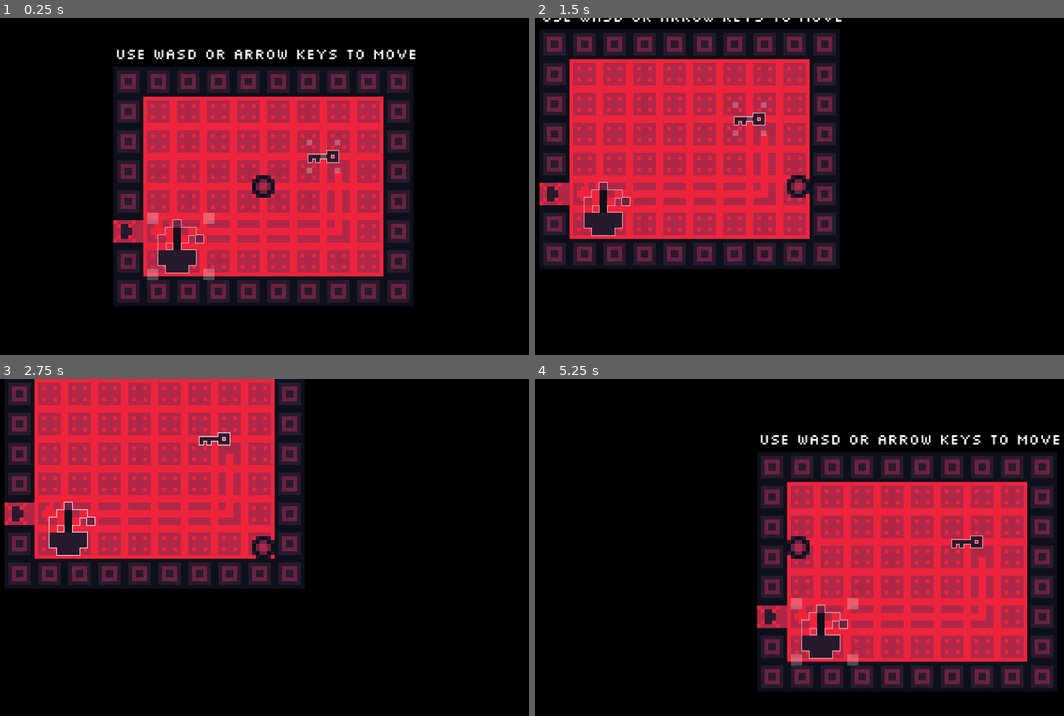
Above: before the commit, frames 1-4 (two rows, left to right).
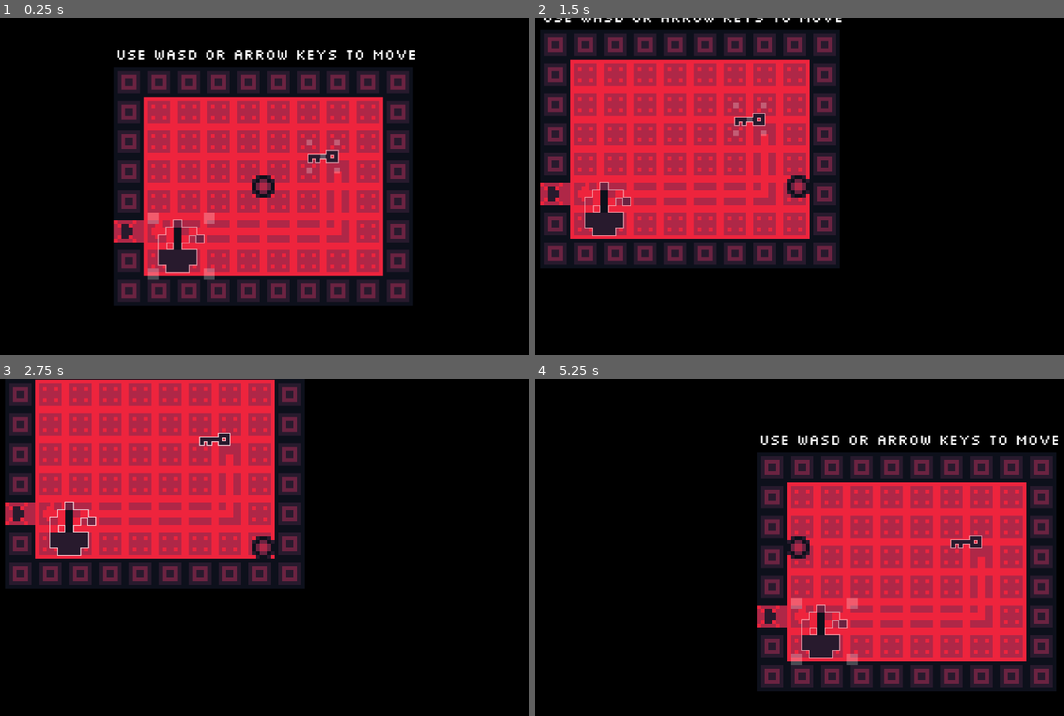
Above: after the commit, the same moments.

Repository: GriffinBaxter/Scaled-To-Nothing
Game: Godot game, scene res://Scenes/main.tscn
Same seed, same stepped clock (60 frames per second), same inputs: the game is played once before the commit and once after it.
Inputs (mouse positions are in pixels of both pictures, inside the frame that each line leads up to):
- Up to frame 1 (0.25 s): no input
- Up to frame 2 (1.5 s): tap Enter at 0.5 s; press the mouse at (799, 186) at 0.53 s; hold D (right) 0.53-1.28 s; move the mouse to (751, 156) at 1.27 s; release the mouse at (751, 156) at 1.28 s; hold S (down) from 1.28 s (still down); click (751, 156) at 1.35 s
- Up to frame 3 (2.75 s): tap Space at 2 s; move the mouse to (74, 527) at 2.02 s; release S (down) at 2.03 s; press the mouse at (74, 527) at 2.03 s; hold D (right) from 2.03 s (still down)
- Up to frame 4 (5.25 s): move the mouse to (767, 614) at 2.77 s; release D (right) at 2.78 s; release the mouse at (767, 614) at 2.78 s; hold W (up) 2.78-3.53 s; click (767, 614) at 2.85 s; move the mouse to (979, 598) at 3.52 s; press the mouse at (979, 598) at 3.53 s; hold A (left) 3.53-5.03 s; move the mouse to (619, 496) at 4.27 s; release the mouse at (619, 496) at 4.28 s; click (619, 496) at 4.35 s; tap Enter at 5 s; move the mouse to (825, 547) at 5.02 s; press the mouse at (825, 547) at 5.03 s; hold S (down) from 5.03 s (still down)

The runs differ from the first frame. In frame 1, 3.2% of the frame differs, in the area x 21-79%, y 9-86%; in frame 2, 3.3%; in frame 3, 2.9%; in frame 4, 3.9%, in the area x 41-100%, y 16-93%.

Commit message:
Make game completable, add outro

Diff:
--- a/Scenes/main.tscn
+++ b/Scenes/main.tscn
@@ -12,6 +12,7 @@
 [ext_resource type="PackedScene" uid="uid://cw060s65mpccl" path="res://Scenes/locked_door_connect.tscn" id="7_aelm3"]
 [ext_resource type="PackedScene" uid="uid://cwm8i0stur1uj" path="res://Scenes/square_table.tscn" id="7_m16ng"]
 [ext_resource type="PackedScene" uid="uid://bhx27ynh18tyk" path="res://Scenes/circle_table.tscn" id="8_vmjtb"]
+[ext_resource type="Script" path="res://Scripts/zoom_out_last_level.gd" id="13_k46e0"]
 
 [sub_resource type="CircleShape2D" id="CircleShape2D_f8w3p"]
 radius = 12.0
@@ -85,6 +86,9 @@
 physics_layer_0/collision_layer = 1
 sources/1 = SubResource("TileSetAtlasSource_ucfa0")
 
+[sub_resource type="RectangleShape2D" id="RectangleShape2D_tsa2x"]
+size = Vector2(88, 88)
+
 [node name="Main" type="Node"]
 script = ExtResource("1_p1pii")
 
@@ -141,6 +145,27 @@
 horizontal_alignment = 1
 vertical_alignment = 1
 
+[node name="EndMarginContainer" type="MarginContainer" parent="UI"]
+layout_mode = 0
+offset_left = 143.0
+offset_top = -215.0
+offset_right = 465.0
+offset_bottom = -78.0
+
+[node name="EndLabel" type="Label" parent="UI/EndMarginContainer"]
+visible = false
+layout_mode = 2
+theme_override_fonts/font = ExtResource("4_f43fv")
+text = "SCALED TO NOTHING
+
+
+
+
+CREATED BY
+GRIFFIN BAXTER"
+horizontal_alignment = 1
+vertical_alignment = 1
+
 [node name="Level1" type="Node2D" parent="."]
 
 [node name="TileMapLayer1" type="TileMapLayer" parent="Level1"]
@@ -214,12 +239,27 @@
 tile_set = SubResource("TileSet_8iq43")
 
 [node name="Level4" type="Node2D" parent="."]
+script = ExtResource("13_k46e0")
 
 [node name="TileMapLayer4" type="TileMapLayer" parent="Level4"]
 z_index = -2
 scale = Vector2(4, 4)
 tile_map_data = PackedByteArray("AAAFAPz/AQABAAAAAAAFAPr/AQABAAAAAAAFAPv/AQAGAAAAAQAFAPn/AQABAAAAAAAFAP3/AQABAAAAAAAGAP …(1024 unchanged characters)…
 tile_set = SubResource("TileSet_8iq43")
+
+[node name="Area2DForScalingRoom" type="Area2D" parent="Level4" node_paths=PackedStringArray("scale_position_area", "main")]
+position = Vector2(304, -144)
+scale = Vector2(4, 4)
+script = ExtResource("2_x21wm")
+can_position = false
+scale_position_area = NodePath("../../Player/ScalePositionArea")
+main = NodePath("../..")
+min_scale = 0.4
+max_scale = 1.0
+
+[node name="CollisionShape2D" type="CollisionShape2D" parent="Level4/Area2DForScalingRoom"]
+position = Vector2(0.25, -0.15625)
+shape = SubResource("RectangleShape2D_tsa2x")
 
 [connection signal="mouse_entered" from="Player/Area2DForScaling" to="Player/Area2DForScaling" method="_on_mouse_entered"]
 [connection signal="mouse_exited" from="Player/Area2DForScaling" to="Player/Area2DForScaling" method="_on_mouse_exited"]
@@ -234,3 +274,6 @@
 [connection signal="object_currently_scaling" from="Level2/CircleTable" to="." method="_on_object_currently_scaling"]
 [connection signal="area_entered" from="Level2/LockedDoorConnect" to="." method="_l2_on_key_connect"]
 [connection signal="area_exited" from="Level2/LockedDoorConnect" to="." method="_l2_on_key_disconnect"]
+[connection signal="mouse_entered" from="Level4/Area2DForScalingRoom" to="Level4/Area2DForScalingRoom" method="_on_mouse_entered"]
+[connection signal="mouse_exited" from="Level4/Area2DForScalingRoom" to="Level4/Area2DForScalingRoom" method="_on_mouse_exited"]
+[connection signal="object_currently_scaling" from="Level4/Area2DForScalingRoom" to="." method="_on_object_currently_scaling"]
--- /dev/null
+++ b/Scripts/zoom_out_last_level.gd
@@ -0,0 +1,32 @@
+extends Node2D
+
+var scaled_down = false
+var animation_complete = false
+
+@onready var area_2d_for_scaling_room: Area2D = $Area2DForScalingRoom
+@onready var camera_2d: Camera2D = $"../Player/Camera2D"
+@onready var collision_shape_2d: CollisionShape2D = $Area2DForScalingRoom/CollisionShape2D
+@onready var end_label: Label = $"../UI/EndMarginContainer/EndLabel"
+
+
+func _process(delta: float) -> void:
+	if not scaled_down and not animation_complete:
+		camera_2d.zoom.x = area_2d_for_scaling_room.scale.x * 0.5
+		camera_2d.zoom.y = area_2d_for_scaling_room.scale.x * 0.5
+		collision_shape_2d.scale = area_2d_for_scaling_room.scale * 0.5
+
+		if area_2d_for_scaling_room.scale.x <= 2:
+			scaled_down = true
+
+	if not animation_complete and area_2d_for_scaling_room.scale.x >= 0 and camera_2d.zoom.x >= 0:
+		if camera_2d.zoom.x - 0.5 * delta <= 0:
+			animation_complete = true
+		else:
+			camera_2d.zoom.x -= 0.5 * delta
+			camera_2d.zoom.y -= 0.5 * delta
+
+	if animation_complete:
+		visible = false
+		camera_2d.zoom.x = 2
+		camera_2d.zoom.y = 2
+		end_label.visible = true
Not shown: 1 places in Scenes/main.tscn that only renumber resources
